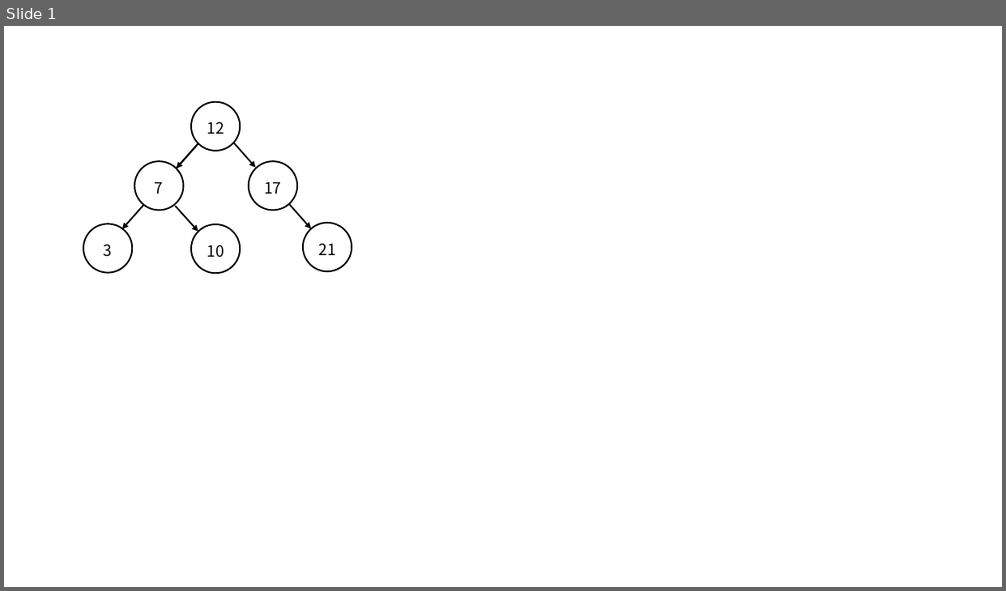
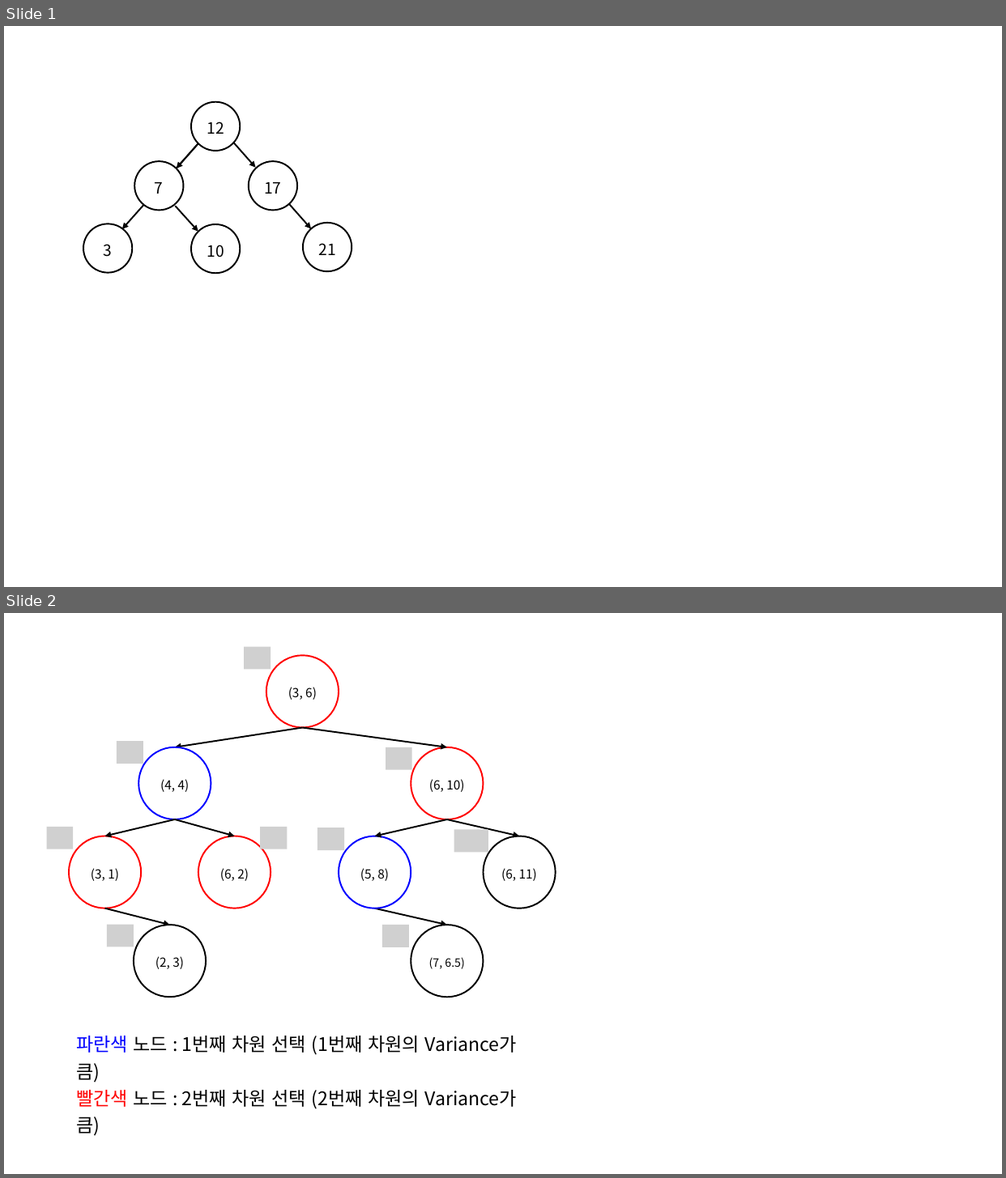
Before and after one commit to gaussian37/gaussian37.github.io, a slide deck: assets/img/math/algorithm/kdtree/kdtree.pptx. Shown one above the other, each under a label of ours: slide 1 before the commit, slides 1 and 2 after it. The pictures are 1006x591 and 1006x1178 pixels, drawn with LibreOffice and Linux fonts; fonts in the diff are those of the drawing; grey boxes stand for pictures. Boxes give left, top, right and bottom in pixels: in the first picture for what was removed or moved away, otherwise in the second. Text is boxed around its words. In the diff, an @@ line names an element or a change of style, - is before the commit and + after.

```diff
--- a/assets/img/math/algorithm/kdtree/kdtree.pptx
+++ b/assets/img/math/algorithm/kdtree/kdtree.pptx
@@ slide 2 added at [4, 613, 1002, 1174], background #FFFFFF @@
@@ group added at [47, 647, 556, 1136]: 9 ellipses, 9 pictures, 8 arrows, 1 text @@
+(3, 6)
+(6, 11)
+(7, 6.5)
+(5, 8)
+(6, 10)
+(4, 4)
+(3, 1)
+(6, 2)
+(2, 3)
+파란색 노드 : 1번째 차원 선택 (1번째 차원의 Variance가 큼)
+빨간색 노드 : 2번째 차원 선택 (2번째 차원의 Variance가 큼)
```
Also in this commit, not shown: 1 other slide added, 12 other files.
